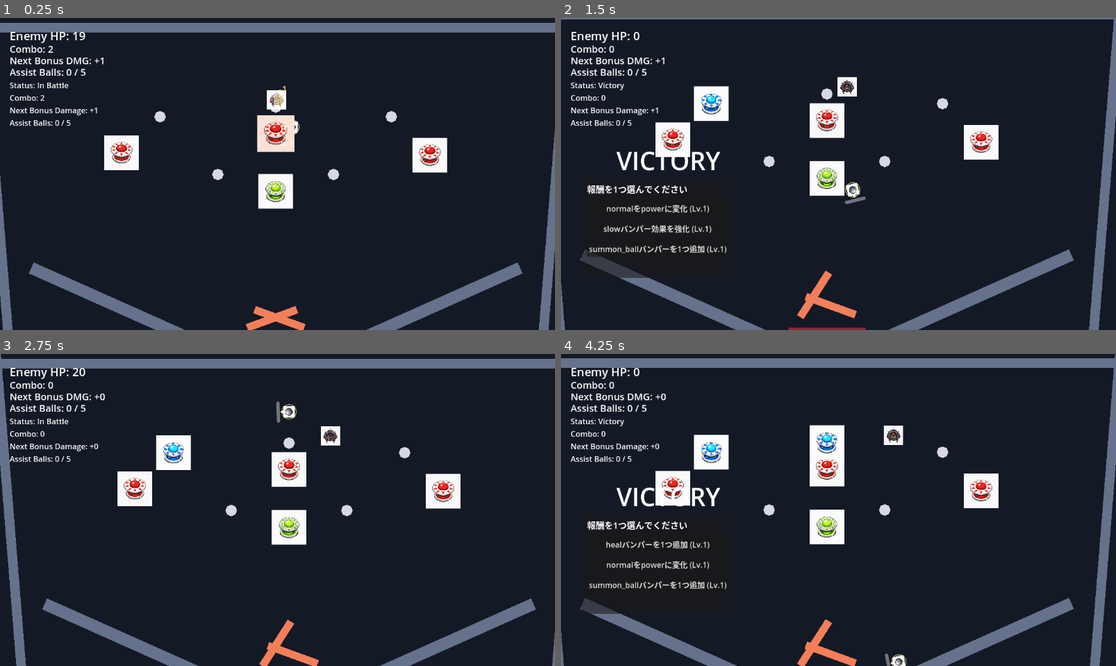
Above: before the commit, frames 1-4 (two rows, left to right).
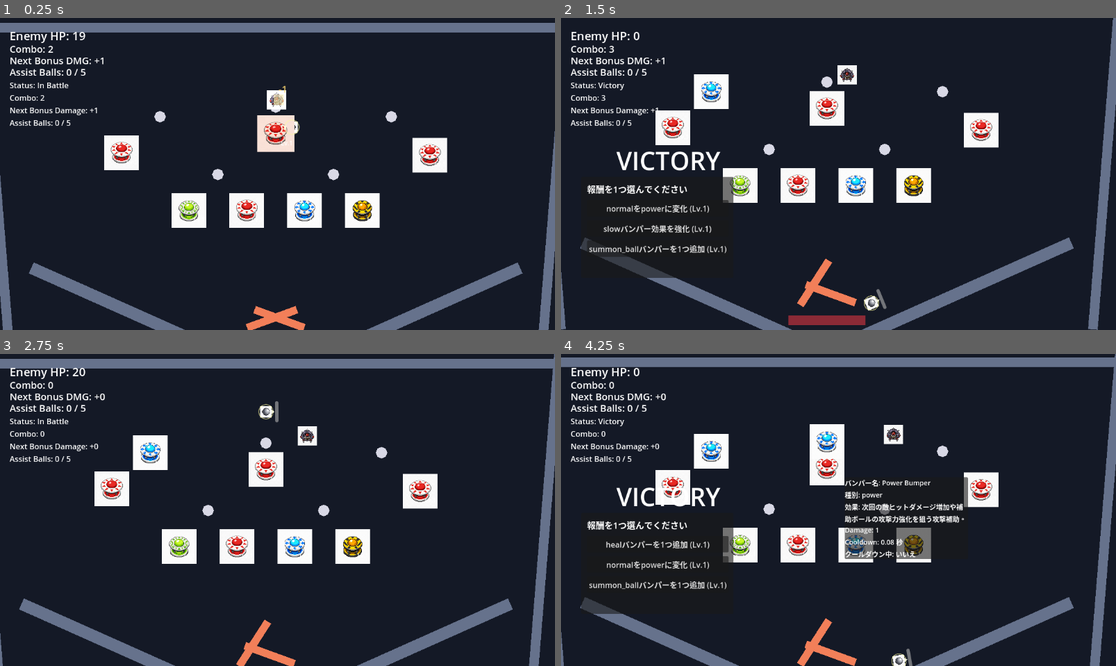
Above: after the commit, the same moments.

Repository: hamayu691-hamy/codex_godot
Game: Godot game, scene res://scenes/PinballBattleScene.tscn
Two runs of this game, one before a commit and one after it. Both use one fixed random seed, a clock stepped at 60 frames per second and the inputs below. The project has no main scene, so this scene is started directly.
Inputs (mouse positions are in pixels of both pictures, inside the frame that each line leads up to):
- Up to frame 1 (0.25 s): no input
- Up to frame 2 (1.5 s): move the mouse to (677, 152) at 0.52 s; hold Right 0.53-1.28 s; tap K at 0.6 s; click (677, 152) at 0.67 s; move the mouse to (827, 133) at 1.27 s; hold Left from 1.28 s (still down); tap B at 1.35 s; click (827, 133) at 1.42 s
- Up to frame 3 (2.75 s): move the mouse to (444, 491) at 2.02 s; release Left at 2.03 s; hold Right from 2.03 s (still down); hold R from 2.03 s (still down); click (444, 491) at 2.17 s
- Up to frame 4 (4.25 s): move the mouse to (694, 488) at 2.77 s; release R at 2.78 s; tap K at 2.85 s; click (694, 488) at 2.92 s; move the mouse to (838, 469) at 3.52 s; release Right at 3.53 s; hold Left from 3.53 s (still down); tap B at 3.6 s; click (838, 469) at 3.67 s

The runs differ from the first frame. In frame 1, 3.3% of the frame differs, in the area x 30-69%, y 49-68%; in frame 2, 14%; in frame 3, 16%, in the area x 0-100%, y 0-100%; in frame 4, 6.5%.

Commit message:
Add assist ball types

Diff:
--- a/scripts/gameplay/assist_ball.gd
+++ b/scripts/gameplay/assist_ball.gd
@@ -3,11 +3,25 @@
 
 signal expired(assist_ball: AssistBall)
 
+const TYPE_NORMAL: String = "normal"
+const TYPE_ATTACK: String = "attack"
+const TYPE_SHIELD: String = "shield"
+const TYPE_COMBO: String = "combo"
+const DEFAULT_TYPE: String = TYPE_NORMAL
+const TYPE_CONFIGS: Dictionary = {
+	TYPE_NORMAL: {"hp": 1, "attack_damage": 1, "life_time": 8.0, "visual_color": Color(0.45, 1.0, 0.85, 0.74)},
+	TYPE_ATTACK: {"hp": 1, "attack_damage": 2, "life_time": 8.0, "visual_color": Color(1.0, 0.35, 0.25, 0.82)},
+	TYPE_SHIELD: {"hp": 1, "attack_damage": 0, "life_time": 8.0, "visual_color": Color(0.35, 0.7, 1.0, 0.82)},
+	TYPE_COMBO: {"hp": 1, "attack_damage": 1, "life_time": 8.0, "visual_color": Color(0.95, 0.45, 1.0, 0.82)},
+}
+
+@export_enum("normal", "attack", "shield", "combo") var assist_ball_type: String = DEFAULT_TYPE
 @export var max_hp: int = 1
 @export var hp: int = 1
 @export var attack_damage: int = 1
 @export var max_speed: float = 850.0
 @export var life_time: float = 8.0
+@export var visual_color: Color = Color(0.45, 1.0, 0.85, 0.74)
 
 const LOW_LIFE_FLASH_TIME: float = 2.0
 const LOW_LIFE_FLASH_SPEED: float = 12.0
@@ -20,11 +34,39 @@
 
 
 func _ready() -> void:
+	_apply_visual_color()
 	max_hp = maxi(max_hp, hp)
 	contact_monitor = true
 	max_contacts_reported = 8
 	continuous_cd = RigidBody2D.CCD_MODE_CAST_SHAPE
 	_update_power_visual()
+
+
+func configure_type(new_type: String) -> void:
+	assist_ball_type = new_type
+	if not TYPE_CONFIGS.has(assist_ball_type):
+		assist_ball_type = DEFAULT_TYPE
+	var config: Dictionary = TYPE_CONFIGS[assist_ball_type]
+	hp = int(config.get("hp", 1))
+	max_hp = hp
+	attack_damage = int(config.get("attack_damage", 1))
+	life_time = float(config.get("life_time", 8.0))
+	visual_color = config.get("visual_color", Color.WHITE)
+	_apply_visual_color()
+
+
+func grants_combo_on_bumper_hit() -> bool:
+	return assist_ball_type == TYPE_COMBO
+
+
+func blocks_enemy_bullet() -> bool:
+	return assist_ball_type == TYPE_SHIELD
+
+
+func _apply_visual_color() -> void:
+	var visual: Polygon2D = get_node_or_null("AssistBallVisual") as Polygon2D
+	if visual != null:
+		visual.color = visual_color
 
 
 func _physics_process(delta: float) -> void:
--- a/scripts/gameplay/bumper.gd
+++ b/scripts/gameplay/bumper.gd
@@ -52,7 +52,7 @@
 	"lightning": "電撃系の追加効果。",
 	"bomb": "範囲爆発系の追加効果。",
 	"multiball": "ボール増加に関わる効果。",
-	"summon_ball": "HP1/攻撃力1の補助ボールを生成。補助ボールでも発動可能。",
+	"summon_ball": "設定されたタイプの補助ボールを生成。補助ボールでも発動可能。",
 }
 
 @export var base_damage: int = 1
@@ -65,6 +65,7 @@
 @export var damage: int = 1
 @export var impulse_strength: float = 130.0
 @export var bumper_type: String = "normal"
+@export_enum("normal", "attack", "shield", "combo") var summon_assist_ball_type: String = "normal"
 @export var cooldown_time: float = 0.08
 
 var _cooldown_remaining: float = 0.0
@@ -273,6 +274,8 @@
 	var cooldown_state: String = "はい"
 	if _cooldown_remaining <= 0.0:
 		cooldown_state = "いいえ"
+	if bumper_type == "summon_ball":
+		effect_description = "%s 生成タイプ: %s。" % [effect_description, summon_assist_ball_type]
 	return "バンパー名: %s\n種別: %s\n効果: %s\nDamage: %d\nCooldown: %.2f 秒\nクールダウン中: %s" % [
 		display_name,
 		bumper_type,
--- a/scripts/gameplay/field_builder.gd
+++ b/scripts/gameplay/field_builder.gd
@@ -5,6 +5,7 @@
 const Pin = preload("res://scripts/gameplay/pin.gd")
 const Bumper = preload("res://scripts/gameplay/bumper.gd")
 const Enemy = preload("res://scripts/gameplay/enemy.gd")
+const AssistBall = preload("res://scripts/gameplay/assist_ball.gd")
 
 const DEFAULT_SPRITE_SCALE: Vector2 = Vector2.ONE
 
@@ -190,6 +191,7 @@
 	bumper.base_impulse_strength = float(config.get("impulse_strength", 130.0))
 	bumper.cooldown_time = float(config.get("cooldown_time", bumper.cooldown_time))
 	bumper.bumper_type = str(config.get("bumper_type", "normal"))
+	bumper.summon_assist_ball_type = str(config.get("assist_ball_type", AssistBall.DEFAULT_TYPE))
 	bumper.level = int(config.get("level", 1))
 	var collision_shape: CollisionShape2D = CollisionShape2D.new()
 	var circle_shape: CircleShape2D = CircleShape2D.new()
--- a/scripts/gameplay/pinball_battle_scene.gd
+++ b/scripts/gameplay/pinball_battle_scene.gd
@@ -70,15 +70,11 @@
 const LARGE_TEXTURE_BASE_SIZE: float = 1254.0
 const BALL_SPRITE_TARGET_DIAMETER: float = 24.0
 const ASSIST_BALL_MAX_COUNT: int = 5
-const ASSIST_BALL_HP: int = 1
-const ASSIST_BALL_ATTACK_DAMAGE: int = 1
-const ASSIST_BALL_LIFE_TIME: float = 8.0
 const ASSIST_BALL_MAX_SPEED: float = 850.0
 const ASSIST_BALL_COLLISION_RADIUS: float = 9.0
 const ASSIST_BALL_SPAWN_OFFSET: Vector2 = Vector2(0.0, -30.0)
 const ASSIST_BALL_SPAWN_IMPULSE_BASE: Vector2 = Vector2(0.0, -520.0)
 const ASSIST_BALL_SPAWN_IMPULSE_RANDOM_X: float = 260.0
-const ASSIST_BALL_VISUAL_COLOR: Color = Color(0.45, 1.0, 0.85, 0.74)
 const MAIN_BALL_RING_COLOR: Color = Color(1.0, 0.98, 0.62, 0.55)
 const MAIN_BALL_MARKER_COLOR: Color = Color(1.0, 1.0, 0.9, 0.92)
 const BUMPER_SPRITE_TARGET_DIAMETER: float = 72.0
@@ -763,8 +759,12 @@
 	if _is_victory or _is_game_over:
 		return
 	_apply_bumper_effect(bumper_type, hit_ball, damage)
+	if hit_ball is AssistBall:
+		var assist_ball: AssistBall = hit_ball
+		if assist_ball.grants_combo_on_bumper_hit():
+			combo_count += 1
 	if bumper_type == "summon_ball":
-		_spawn_assist_ball(bumper)
+		_spawn_assist_ball(bumper, bumper.summon_assist_ball_type)
 	_update_combo_label()
 	_update_bonus_damage_label()
 
@@ -789,17 +789,14 @@
 	_update_bonus_damage_label()
 	_reset_combo_count()
 
-func _spawn_assist_ball(bumper: Bumper) -> void:
+func _spawn_assist_ball(bumper: Bumper, assist_ball_type: String = AssistBall.DEFAULT_TYPE) -> void:
 	if not is_instance_valid(bumper):
 		return
 	if _get_active_assist_ball_count() >= ASSIST_BALL_MAX_COUNT:
 		return
 	var assist_ball: AssistBall = AssistBall.new()
-	assist_ball.name = "AssistBall"
-	assist_ball.max_hp = ASSIST_BALL_HP
-	assist_ball.hp = ASSIST_BALL_HP
-	assist_ball.attack_damage = ASSIST_BALL_ATTACK_DAMAGE
-	assist_ball.life_time = ASSIST_BALL_LIFE_TIME
+	assist_ball.configure_type(assist_ball_type)
+	assist_ball.name = "AssistBall_%s" % assist_ball.assist_ball_type
 	assist_ball.max_speed = ASSIST_BALL_MAX_SPEED
 	assist_ball.mass = 0.22
 	assist_ball.gravity_scale = ball.gravity_scale
@@ -829,7 +826,7 @@
 func _add_assist_ball_visual(assist_ball: AssistBall) -> void:
 	var visual: Polygon2D = Polygon2D.new()
 	visual.name = "AssistBallVisual"
-	visual.color = ASSIST_BALL_VISUAL_COLOR
+	visual.color = assist_ball.visual_color
 	visual.polygon = PackedVector2Array([
 		Vector2(0.0, -7.2),
 		Vector2(5.1, -5.1),
@@ -856,7 +853,8 @@
 		return
 	if assist_ball.is_queued_for_deletion():
 		return
-	enemy.take_damage(assist_ball.attack_damage)
+	if assist_ball.attack_damage > 0:
+		enemy.take_damage(assist_ball.attack_damage)
 	assist_ball.take_damage(1)
 
 
@@ -868,7 +866,10 @@
 		if assist_ball.is_queued_for_deletion():
 			continue
 		if bullet.global_position.distance_to(assist_ball.global_position) <= (ASSIST_BALL_COLLISION_RADIUS + BULLET_COLLISION_RADIUS):
-			assist_ball.take_damage(1)
+			if assist_ball.blocks_enemy_bullet():
+				assist_ball.disappear()
+			else:
+				assist_ball.take_damage(1)
 			return true
 	return false
 
@@ -1068,6 +1069,7 @@
 		"damage": 1,
 		"impulse_strength": 130.0,
 		"bumper_type": "summon_ball",
+		"assist_ball_type": AssistBall.DEFAULT_TYPE,
 		"cooldown_time": 1.2,
 		"sprite_path": "res://gazou/banper_3.png",
 		"sprite_scale": BUMPER_SPRITE_SCALE,
--- a/scripts/gameplay/stage_config.gd
+++ b/scripts/gameplay/stage_config.gd
@@ -45,13 +45,47 @@
 				"sprite_scale": Vector2.ONE * (72.0 / 1254.0),
 			},
 			{
-				"position": Vector2(600.0, 360.0),
+				"position": Vector2(420.0, 400.0),
 				"level": 1,
 				"damage": 1,
 				"impulse_strength": 130.0,
 				"bumper_type": "summon_ball",
+				"assist_ball_type": "normal",
 				"cooldown_time": 1.2,
 				"sprite_path": "res://gazou/banper_3.png",
+				"sprite_scale": Vector2.ONE * (72.0 / 1254.0),
+			},
+			{
+				"position": Vector2(540.0, 400.0),
+				"level": 1,
+				"damage": 1,
+				"impulse_strength": 130.0,
+				"bumper_type": "summon_ball",
+				"assist_ball_type": "attack",
+				"cooldown_time": 1.2,
+				"sprite_path": "res://gazou/banper_0.png",
+				"sprite_scale": Vector2.ONE * (72.0 / 1254.0),
+			},
+			{
+				"position": Vector2(660.0, 400.0),
+				"level": 1,
+				"damage": 1,
+				"impulse_strength": 130.0,
+				"bumper_type": "summon_ball",
+				"assist_ball_type": "shield",
+				"cooldown_time": 1.2,
+				"sprite_path": "res://gazou/banper_1.png",
+				"sprite_scale": Vector2.ONE * (72.0 / 1254.0),
+			},
+			{
+				"position": Vector2(780.0, 400.0),
+				"level": 1,
+				"damage": 1,
+				"impulse_strength": 130.0,
+				"bumper_type": "summon_ball",
+				"assist_ball_type": "combo",
+				"cooldown_time": 1.2,
+				"sprite_path": "res://gazou/banper_2.png",
 				"sprite_scale": Vector2.ONE * (72.0 / 1254.0),
 			},
 		],
